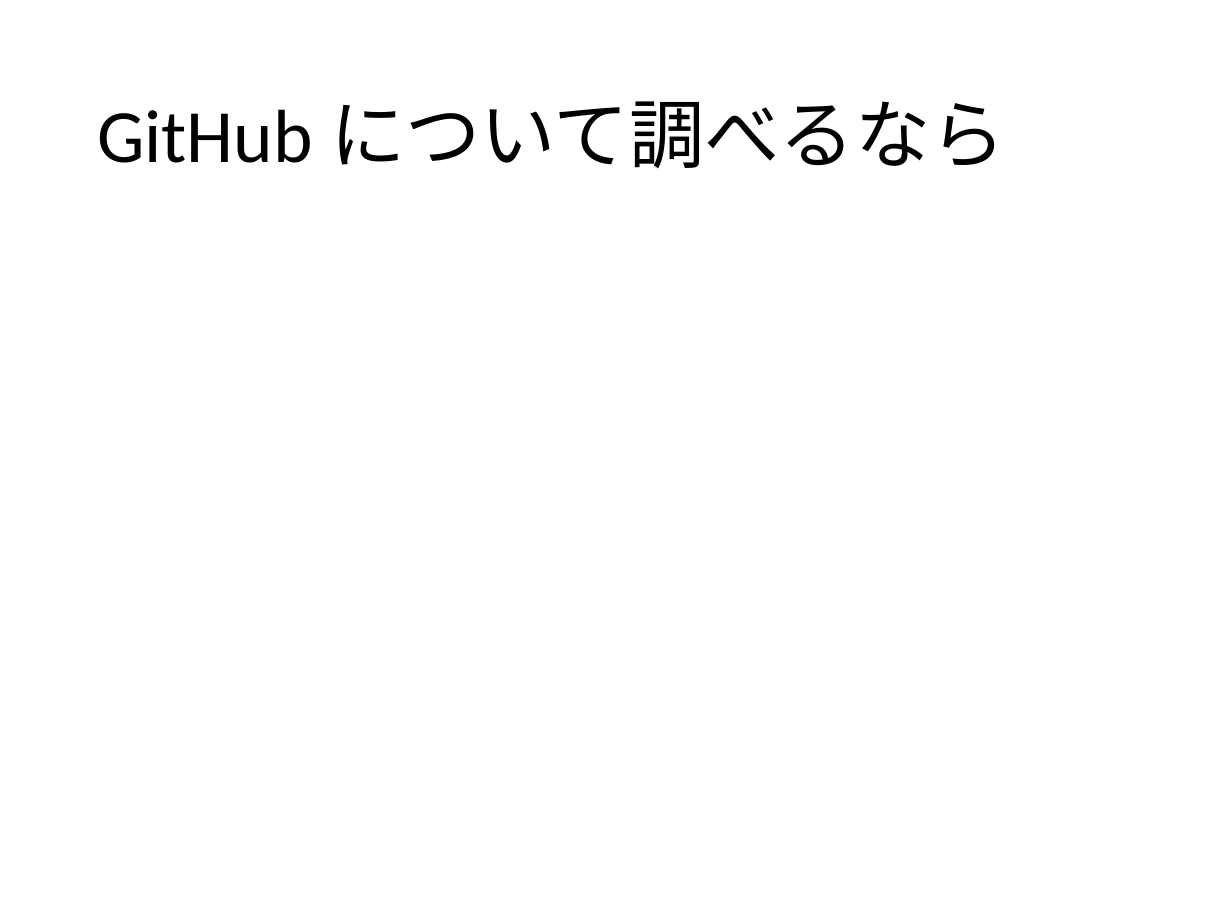
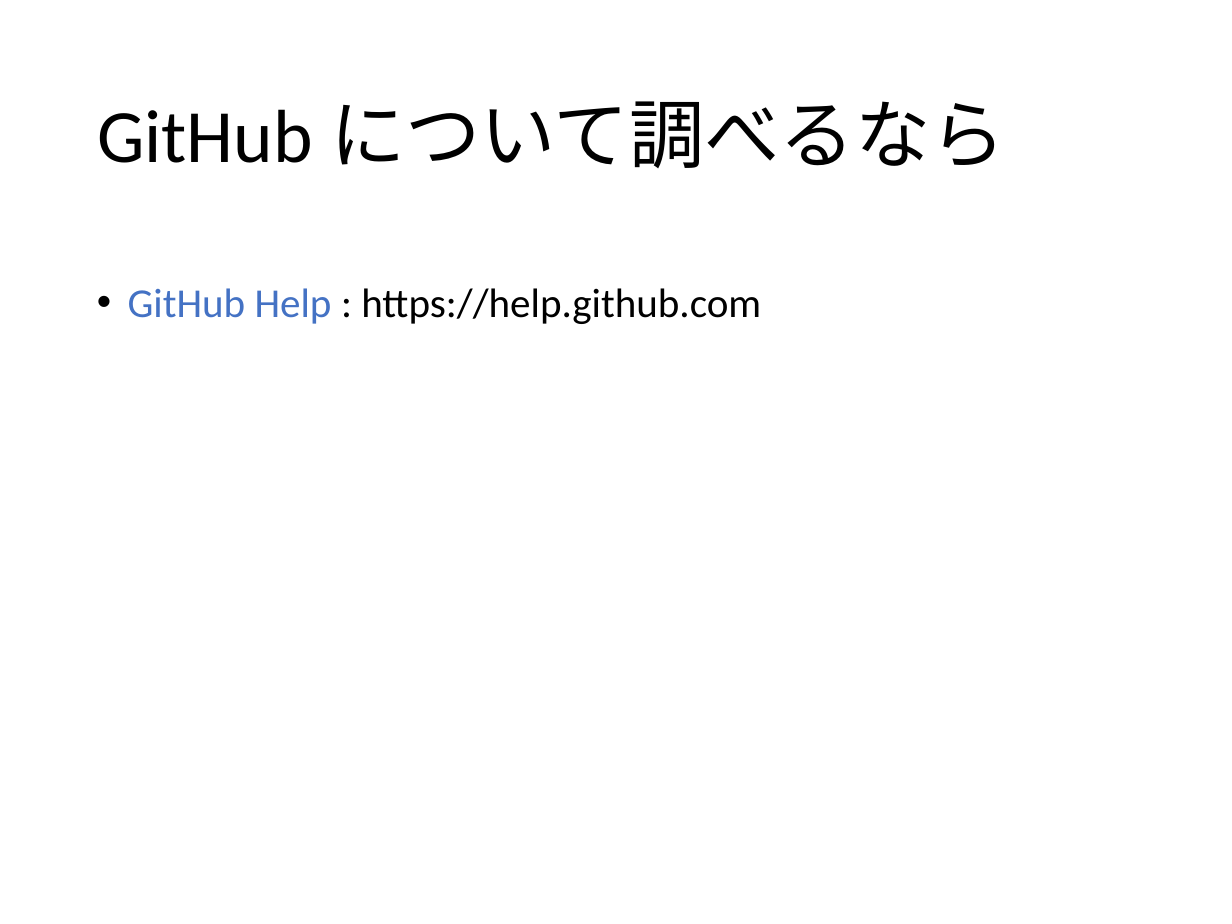
Before and after one commit to matsubara0507/learn-you-a-git-for-great-good, a slide deck: slide 18 of slide/part3.pptx (slide 16 before the commit). Drawn at 1232x924 pixels with LibreOffice and Linux fonts; fonts in the diff are those of the drawing; background and template pictures are left out. Boxes give left, top, right and bottom in pixels: in the first picture for what was removed or moved away, otherwise in the second. Text is boxed around its words. In the diff, an @@ line names an element or a change of style, - is before the commit and + after.

```diff
--- a/slide/part3.pptx
+++ b/slide/part3.pptx
@@ text added at box(128, 288, 761, 324), 24 pt, text #000000 @@
+• GitHub Help : https://help.github.com
```
Also in this commit, not shown: 4 other slides changed, 2 slides added, 1 other file.
